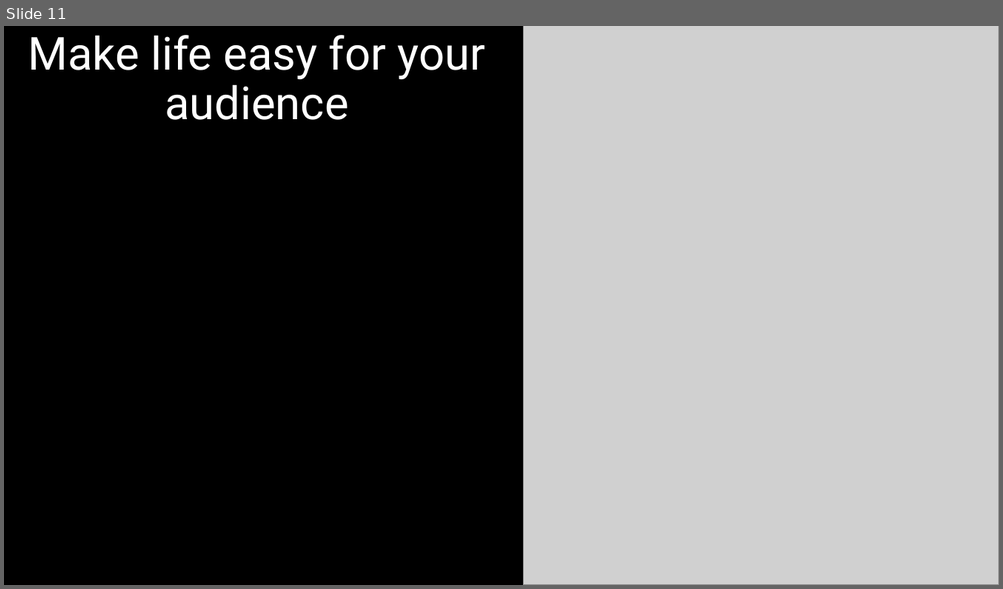
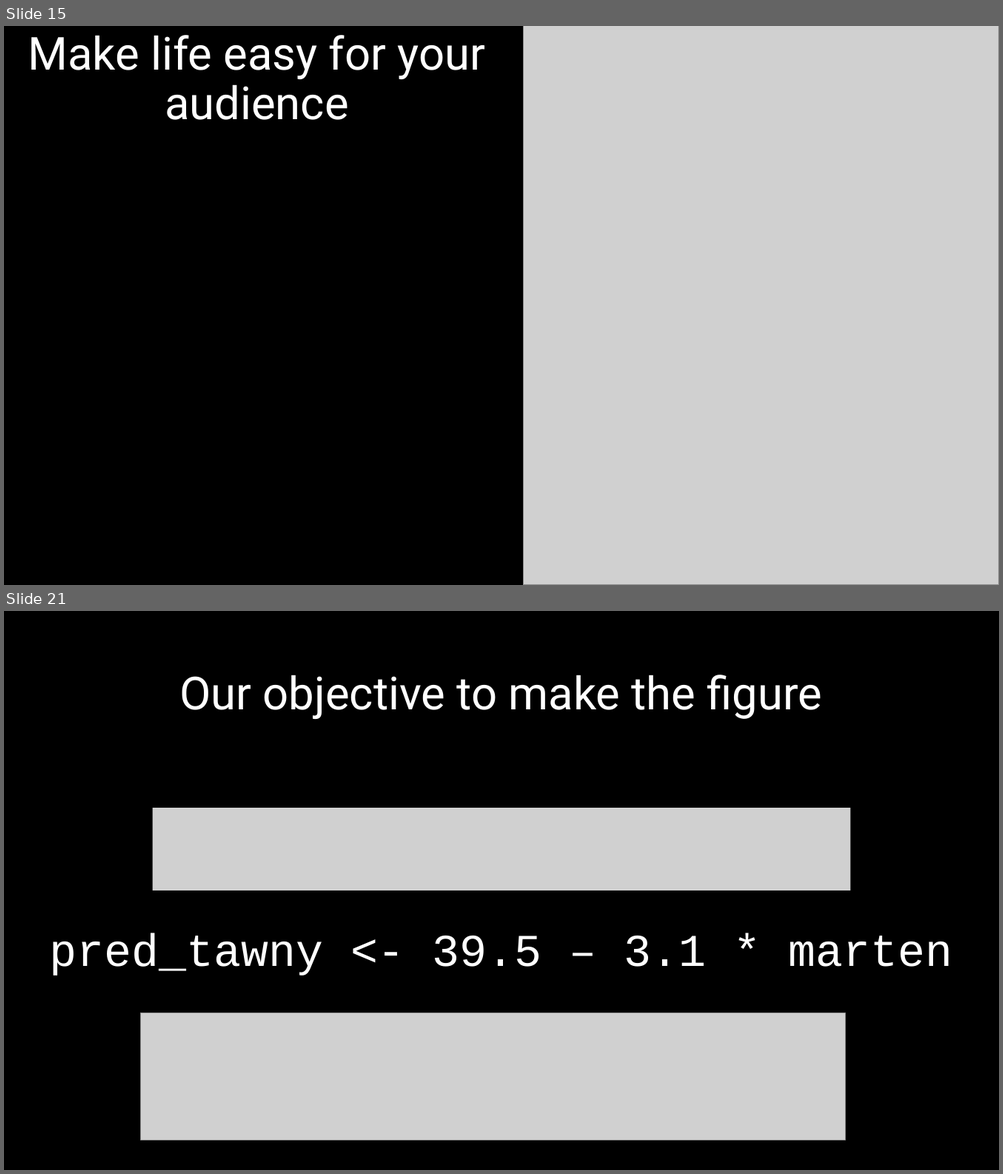
Before and after one commit to DeonRoos/stats-for-biologists, a slide deck: Lecture 5 - Cont LM/Slides/interpret_lm_cont.pptx. Shown one above the other, each under a label of ours: slide 11 before the commit, slides 15 and 21 after it; the slides between them are not shown. The pictures are 1003x589 and 1003x1174 pixels, drawn with LibreOffice and Linux fonts; fonts in the diff are those of the drawing; grey boxes stand for pictures. Boxes give left, top, right and bottom in pixels: in the first picture for what was removed or moved away, otherwise in the second. Text is boxed around its words. In the diff, an @@ line names an element or a change of style, - is before the commit and + after.

```diff
--- a/Lecture 5 - Cont LM/Slides/interpret_lm_cont.pptx
+++ b/Lecture 5 - Cont LM/Slides/interpret_lm_cont.pptx
@@ slide 21 added at [4, 611, 999, 1170], background #000000 @@
@@ title added at [180, 675, 822, 719], 44 pt, text #FFFFFF @@
+Our objective to make the figure
@@ picture added at [153, 808, 850, 891] @@
@@ text added at [50, 934, 952, 976], 44 pt, text #FFFFFF @@
+pred_tawny <- 39.5 – 3.1 * marten
@@ picture added at [141, 1013, 845, 1141] @@
@@ what was slide 11 is now slide 15 @@
```
Also in this commit, not shown: 3 slides changed, 12 other slides added, 33 other files.
